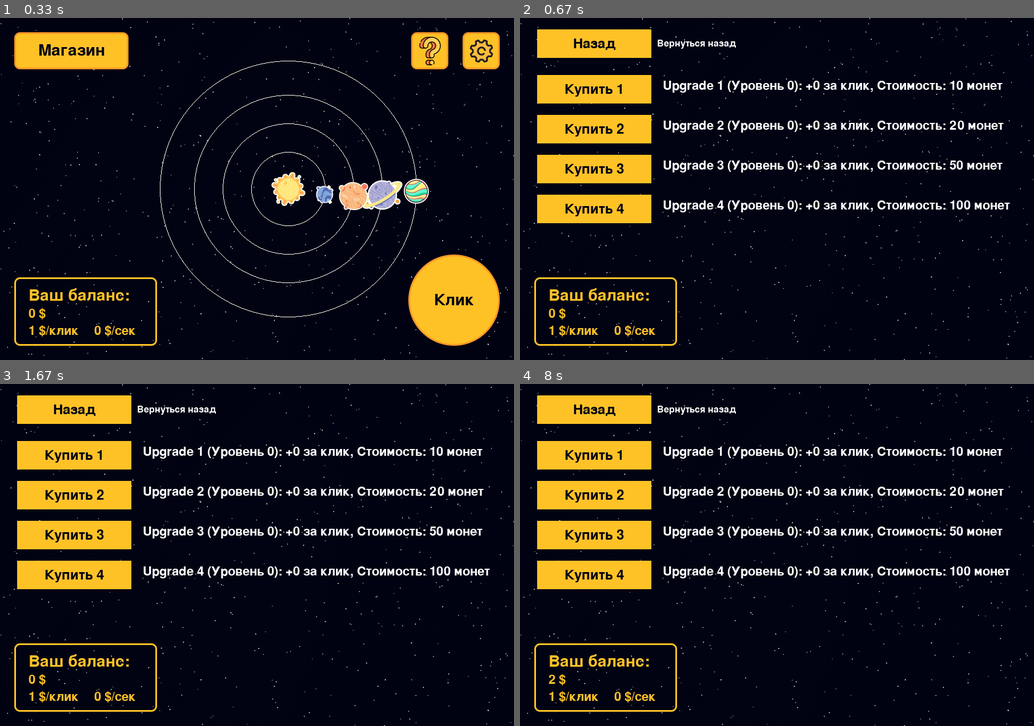
Above: before the commit, frames 1-4 (two rows, left to right).
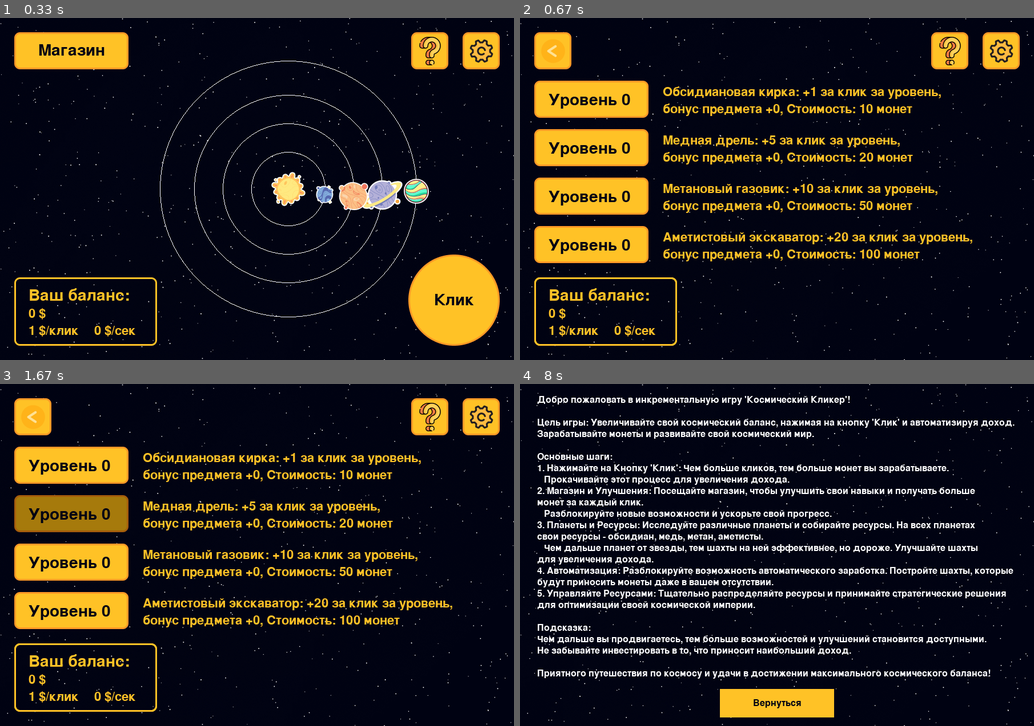
Above: after the commit, the same moments.

Repository: impanikaa/pygameProject
Game: pygame game, started from main.py
Two runs of this game, one before a commit and one after it. Both use one fixed random seed, a clock stepped at 60 frames per second and the inputs below.
Inputs (mouse positions are in pixels of both pictures, inside the frame that each line leads up to):
- Up to frame 1 (0.33 s): no input
- Up to frame 2 (0.67 s): click "Магазин" at 0.38 s
- Up to frame 3 (1.67 s): click (71, 466) at 0.72 s, where only the run after the commit has a clickable "Уровень 0"; click "Ваш баланс:" at 1.05 s; click (71, 513) at 1.38 s, where only the run after the commit has a clickable "Уровень 0"
- Up to frame 4 (8 s): click (550, 418) at 1.72 s; click (1003, 418) at 2.22 s; click (910, 609) at 2.55 s; click (951, 418) at 2.88 s; hold Esc 3.17-3.63 s; click (936, 548) at 3.72 s; click (931, 589) at 4.05 s; click (771, 469) at 4.38 s; click (797, 541) at 4.72 s; click (962, 633) at 5.05 s; click (699, 654) at 5.38 s; click (550, 466) at 6.22 s; click "Клик" at 6.55 s; click (653, 466) at 6.88 s; click (823, 647) at 7.22 s; click "Магазин" at 7.55 s; click (951, 418) at 7.88 s

Frame 1 is identical in both runs. In frame 2, 19% of the frame differs, in the area x 2-98%, y 3-96%; in frame 3, 21%; in frame 4, 24%, in the area x 2-97%, y 3-98%.

Commit message:
магазин теперь красивый

Diff:
--- a/main.py
+++ b/main.py
@@ -232,7 +232,7 @@
                     pygame.quit()
                     sys.exit()
                 elif self.close_button.collidepoint(event.pos):
-                    return "back"
+                    return "back2"
                 elif self.volume_music_button.collidepoint(event.pos):
                     click_sound.play()
                     self.volume_music = max(0, min(100, (
@@ -264,7 +264,7 @@
                     self.update_effects_volume()
                     self.mute_effects = False
             elif event.type == pygame.KEYDOWN and event.key == pygame.K_ESCAPE:
-                return "back"
+                return "back2"
         return None
 
     def draw(self, screen):
@@ -361,11 +361,11 @@
     def handle_events(self, events):
         for event in events:
             if event.type == pygame.KEYDOWN and event.key == pygame.K_ESCAPE:
-                return "back"
+                return "back2"
         result = self.settings_overlay.handle_events(events)
         if result:
-            if result == "back":
-                return "back"
+            if result == "back2":
+                return "back2"
         return None
 
     def draw(self, screen):
@@ -376,8 +376,8 @@
     def __init__(self):
 
         self.shop_button_rect = pygame.Rect(25, 25, 200, 65)
-        self.shop_button_icon = pygame.image.load("data/shop.png")
-        self.dark_shop_button_icon = pygame.image.load("data/dark shop.png")
+        self.shop_button_icon = pygame.image.load("data/button_0.png")
+        self.dark_shop_button_icon = pygame.image.load("data/button_1.png")
 
         self.help_button_rect = pygame.Rect(720, 25, 65, 65)
         self.help_button_icon = pygame.image.load("data/help.png")
@@ -613,41 +613,18 @@
         self.close_button = pygame.Rect(350, 535, 200, 50)
 
         # Текст инструкции
-        self.instruction_text = [
-            "Добро пожаловать в инкрементальную игру 'Космический Кликер'!",
-            "",
-            "Цель игры: Увеличивайте свой космический баланс, нажимая на кнопку 'Клик' и автоматизируя доход.",
-            "Зарабатывайте монеты и развивайте свой космический мир.",
-            "",
-            "Основные шаги:",
-            "1. Нажимайте на Кнопку 'Клик': Чем больше кликов, тем больше монет вы зарабатываете.",
-            "   Прокачивайте этот процесс для увеличения дохода.",
-            "2. Магазин и Улучшения: Посещайте магазин, чтобы улучшить свои навыки и получать больше ",
-            "монет за каждый клик.",
-            "   Разблокируйте новые возможности и ускорьте свой прогресс.",
-            "3. Планеты и Ресурсы: Исследуйте различные планеты и собирайте ресурсы. На всех планетах ",
-            "свои ресурсы - обсидиан, медь, метан, аметисты.",
-            "   Чем дальше планет от звезды, тем шахты на ней эффективнее, но дороже. Улучшайте шахты ",
-            "для увеличения дохода.",
-            "4. Автоматизация: Разблокируйте возможность автоматического заработка. Постройте шахты, которые ",
-            "будут приносить монеты даже в вашем отсутствии.",
-            "5. Управляйте Ресурсами: Тщательно распределяйте ресурсы и принимайте стратегические решения ",
-            "для оптимизации своей космической империи.",
-            "",
-            "Подсказка: ",
-            "Чем дальше вы продвигаетесь, тем больше возможностей и улучшений становится доступными.",
-            "Не забывайте инвестировать в то, что приносит наибольший доход.",
-            "",
-            "Приятного путешествия по космосу и удачи в достижении максимального космического баланса!"
-        ]
+        with open('instructions.txt', 'r', encoding='utf-8') as file:
+            self.instruction_text = file.readlines()
+        for i, x in enumerate(self.instruction_text):
+            self.instruction_text[i] = self.instruction_text[i].replace('\n', '')
 
     def handle_events(self, events):
         for event in events:
             if event.type == pygame.MOUSEBUTTONDOWN and event.button == 1:
                 if self.close_button.collidepoint(event.pos):
-                    return "back"
+                    return "back2"
             elif event.type == pygame.KEYDOWN and event.key == pygame.K_ESCAPE:
-                return "back"
+                return "back2"
         return None
 
     def draw(self, screen):
@@ -691,10 +668,10 @@
 class Shop:
     def __init__(self):
         self.items = [
-            ShopItem("Upgrade 1", base_click_value=1, base_cost=10),
-            ShopItem("Upgrade 2", base_click_value=5, base_cost=20),
-            ShopItem("Upgrade 3", base_click_value=10, base_cost=50),
-            ShopItem("Upgrade 4", base_click_value=20, base_cost=100),
+            ShopItem("Обсидиановая кирка", base_click_value=1, base_cost=10),
+            ShopItem("Медная дрель", base_click_value=5, base_cost=20),
+            ShopItem("Метановый газовик", base_click_value=10, base_cost=50),
+            ShopItem("Аметистовый экскаватор", base_click_value=20, base_cost=100),
             # Добавьте другие предметы магазина по аналогии
         ]
         self.money = 0
@@ -716,7 +693,8 @@
         shop_info = []
         for item in self.items:
             status = "Куплено" if item.purchased else f"Стоимость: {item.cost} монет"
-            info = f"{item.name} (Уровень {item.level}): +{item.click_value - item.base_click_value} за клик, {status}"
+            info = [f"{item.name}: +{item.base_click_value} за клик за уровень,",
+                    f"бонус предмета +{item.click_value - item.base_click_value}, {status}"]
             shop_info.append(info)
         return shop_info
 
@@ -726,16 +704,51 @@
     def __init__(self):
         super().__init__()
         self.shop = Shop()
-        self.shop_buttons = [
-            Button(30, 100 + i * 70, 200, 50, vivid_orange, f"Купить {i + 1}", "",
-                   action=lambda i=i: self.purchase_item(i))
-            for i in range(len(self.shop.items))
-        ]
-        self.back_button_rect = pygame.Rect(30, 20, 200, 50)
-        self.exit_button = Button(30, 20, 200, 50, vivid_orange, "Назад", "Вернуться назад")
-
-        self.money_border = (25, 455)
+        # self.shop_buttons = [
+        #     Button(30, 100 + i * 70, 200, 50, vivid_orange, f"Купить {i + 1}", "",
+        #            action=lambda i=i: self.purchase_item(i))
+        #     for i in range(len(self.shop.items))
+        # ]
+
+        self.back_button_rect = pygame.Rect(25, 25, 65, 65)
+        self.back_button_icon = pygame.image.load("data/back.png")
+        self.dark_back_button_icon = pygame.image.load("data/dark back.png")
+
+        self.help_button_rect = pygame.Rect(720, 25, 65, 65)
+        self.help_button_icon = pygame.image.load("data/help.png")
+        self.dark_help_button_icon = pygame.image.load("data/dark help.png")
+
+        self.settings_button_rect = pygame.Rect(810, 25, 65, 65)
+        self.settings_button_icon = pygame.image.load("data/settings.png")
+        self.dark_settings_button_icon = pygame.image.load("data/dark settings.png")
+
+        self.money_border = pygame.Rect(25, 455, 250, 120)
         self.money_border_icon = pygame.image.load("data/border.png")
+
+        self.draw_light_icons = [self.help_button_icon, self.settings_button_icon,
+                                 self.money_border_icon, self.back_button_icon]
+        self.draw_dark_icons = [self.dark_help_button_icon, self.dark_settings_button_icon,
+                                self.money_border_icon, self.dark_back_button_icon]
+        self.draw_icons = [False for _ in range(len(self.draw_light_icons))]
+        self.draw_rects = [self.help_button_rect, self.settings_button_rect, self.money_border,
+                           self.back_button_rect]
+        self.point_positions = [(25, 110), (25, 195), (25, 280), (25, 365)]
+        self.point_images = [pygame.image.load(f"data/button_{i}.png") for i in range(2)]
+
+        self.point_levels = [0, 0, 0, 0]
+        self.p = self.point_levels.copy()
+
+        self.rects = []
+        for i in range(len(self.point_levels)):
+            rect = pygame.Rect(self.point_positions[i][0], self.point_positions[i][1], 200, 65)
+            self.rects.append(rect)
+
+        # self.back_button_rect = pygame.Rect(25, 25, 65, 65)
+        # self.exit_button = Button(30, 20, 200, 50, vivid_orange, "Назад", "Вернуться назад")
+
+        self.shop_button_rect = pygame.Rect(25, 110, 200, 65)
+        self.shop_button_icon = pygame.image.load("data/button_0.png")
+        self.dark_shop_button_icon = pygame.image.load("data/button_1.png")
 
         global font3, font5
         self.font3 = font3
@@ -747,18 +760,46 @@
     def handle_events(self, events):
         for event in events:
             if event.type == pygame.MOUSEBUTTONDOWN:
-                x, y = event.pos
-                for button in self.shop_buttons:
-                    button.handle_click(x, y)
-                self.exit_button.handle_click(x, y)
                 if self.back_button_rect.collidepoint(event.pos):
-                    return "back"
+                    return "back1"
+                if self.help_button_rect.collidepoint(event.pos):
+                    return "instruction"
+                if self.settings_button_rect.collidepoint(event.pos):
+                    return "settings"
+                else:
+                    for i, x in enumerate(self.rects):
+                        if x.collidepoint(pygame.mouse.get_pos()):
+                            self.purchase_item(i)
+                            break
+
+    def update(self):
+        a = 0
+        for i, x in enumerate(self.draw_rects):
+            if x.collidepoint(pygame.mouse.get_pos()):
+                self.draw_icons = [0 for i in range(len(self.draw_rects))]
+                self.draw_icons[i] = 1
+                a = 1
+                break
+        if not a:
+            self.draw_icons = [0 for i in range(len(self.draw_rects))]
+
+        b = 0
+        for i, x in enumerate(self.rects):
+            if x.collidepoint(pygame.mouse.get_pos()):
+                self.point_levels = self.p.copy()
+                self.point_levels[i] += 1
+                b = 1
+                break
+        if not b:
+            self.point_levels = self.p.copy()
 
     def draw(self, screen):
-        # screen.fill(space_color)
-        self.exit_button.draw(screen)
-        self.exit_button.draw_info(screen)
-        global money
+
+        for i in range(len(self.draw_icons)):
+            if self.draw_icons[i] == 0:
+                screen.blit(self.draw_light_icons[i], self.draw_rects[i])
+            else:
+                screen.blit(self.draw_dark_icons[i], self.draw_rects[i])
 
         screen.blit(self.money_border_icon, self.money_border)
         text_money = self.font5.render("Ваш баланс:", True, vivid_orange)
@@ -771,15 +812,19 @@
         display_inc = self.font3.render(f"{round(game_state.get_increment(), 2)} $/сек", True, vivid_orange)
         screen.blit(display_inc, (165, height - 62))
 
-        for button in self.shop_buttons:
-            button.draw(screen)
-            button.draw_info(screen)
+        for i, position in enumerate(self.point_positions):
+            screen.blit(self.point_images[self.point_levels[i]], self.rects[i].topleft)
+            text_item = self.font5.render(f"Уровень {self.shop.items[i].level}", True, space_color)
+            screen.blit(text_item, (50, 130 + i * 85))
 
         shop_info = self.shop.get_shop_info()
         for i, info in enumerate(shop_info):
-            text = self.font3.render(info, True, white)
-            rect = text.get_rect(midleft=(250, 120 + i * 70))
-            screen.blit(text, rect)
+            text1 = self.font3.render(info[0], True, vivid_orange)
+            rect1 = text1.get_rect(midleft=(250, 130 + i * 85))
+            screen.blit(text1, rect1)
+            text2 = self.font3.render(info[1], True, vivid_orange)
+            rect2 = text2.get_rect(midleft=(250, 160 + i * 85))
+            screen.blit(text2, rect2)
 
 
 class PlanetScreenState:
@@ -800,8 +845,8 @@
         self.dark_back_button_icon = pygame.image.load("data/dark back.png")
 
         self.shop_button_rect = pygame.Rect(25, 25, 200, 65)
-        self.shop_button_icon = pygame.image.load("data/shop.png")
-        self.dark_shop_button_icon = pygame.image.load("data/dark shop.png")
+        self.shop_button_icon = pygame.image.load("data/button_0.png")
+        self.dark_shop_button_icon = pygame.image.load("data/button_1.png")
 
         self.help_button_rect = pygame.Rect(720, 25, 65, 65)
         self.help_button_icon = pygame.image.load("data/help.png")
@@ -910,7 +955,6 @@
                 self.point_levels = self.p.copy()
                 self.point_levels[i] += 1
                 b = 1
-                print(self.p.copy())
                 break
         if not b:
             self.point_levels = self.p.copy()
@@ -973,6 +1017,7 @@
 planets = [planet_1, planet_2, planet_3, planet_4]
 
 running = True
+p, t = game_state, game_state
 
 while running:
     events = pygame.event.get()
@@ -984,31 +1029,32 @@
     # Обработка событий и переключение сцен
     result = current_state.handle_events(events)
     if result:
+        click_sound.play()
         if result == "settings":
-            click_sound.play()
             p = current_state
             current_state = settings_menu
             game_state_prev = p
         elif result == "shop":
-            click_sound.play()
+            t = current_state
             p = current_state
             current_state = shop_menu
             game_state_prev = p
         elif result == "instruction":
-            click_sound.play()
             p = current_state
             current_state = instruction
             game_state_prev = p
         elif result == "back":
-            click_sound.play()
             p = current_state
             current_state = game_state_prev
             game_state_prev = p
         elif result == "menu":
-            click_sound.play()
             p = current_state
             current_state = game_state
             game_state_prev = p
+        elif result == "back1":
+            current_state = t
+        elif result == "back2":
+            current_state = game_state_prev
 
     game_state.auto_update_money()
     current_state.update()
Renamed: data/shop.png -> data/button_0.png
Renamed: data/dark shop.png -> data/button_1.png
Not shown, added: instructions.txt
